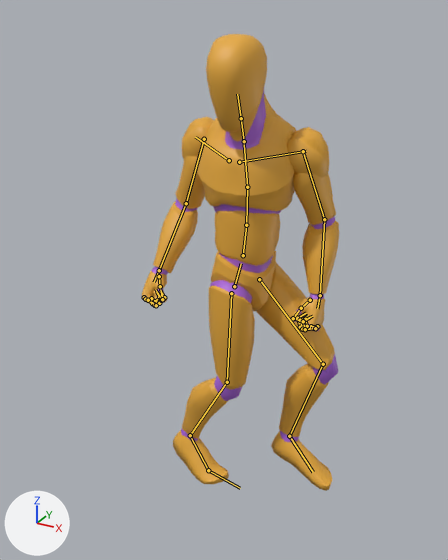
What one commit did to the glTF model public/assets/characters/mannequin.glb.
One viewpoint serves both versions: a camera (50 mm lens) standing at (0.969, -1.856, 1.878) and looking at (-0.024, -0.049, 0.975). The axes (+X, +Y, +Z) are drawn at lower left. The lights are the same throughout. The first picture is the older version. Both versions are drawn at frame 28 of the action 'strafe_left'; the numbers are the values there. The bones that change, and the others that lie on the model, are drawn over the model as lines.

In view in the first picture: 'Mannequin'.
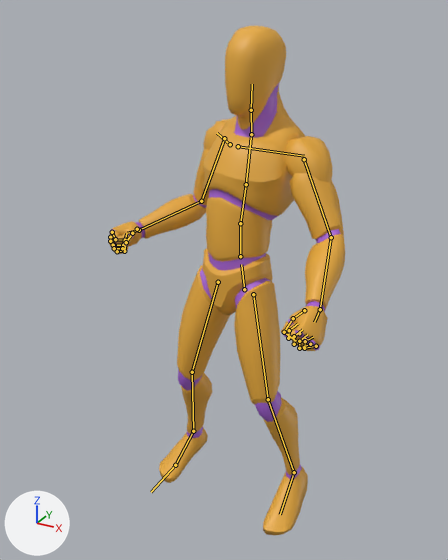
Where the change shows, as pixel boxes (x1, y1, x2, y2) in the pictures (448 x 560 px):
'Mannequin', posed (20% wider, 11% taller): before (142, 34, 339, 491); after (108, 26, 345, 535)
bone 'pelvis', root to tip: before (234, 286) to (241, 263); after (244, 289) to (241, 264)
bone 'spine_01', root to tip: before (243, 255) to (246, 225); after (240, 256) to (240, 223)
bone 'spine_02', root to tip: before (246, 225) to (247, 187); after (240, 223) to (246, 184)
bone 'spine_03', root to tip: before (247, 187) to (244, 144); after (246, 184) to (251, 137)
bone 'clavicle_l', root to tip: before (239, 162) to (306, 151); after (238, 146) to (304, 156)
bone 'upperarm_l', root to tip: before (303, 151) to (324, 219); after (304, 159) to (331, 237)
bone 'lowerarm_l', root to tip: before (324, 219) to (320, 295); after (331, 237) to (320, 309)
bone 'hand_l', root to tip: before (320, 295) to (317, 308); after (320, 309) to (314, 322)
bone 'clavicle_r', root to tip: before (229, 160) to (195, 137); after (230, 144) to (217, 133)
bone 'upperarm_r', root to tip: before (204, 139) to (186, 203); after (224, 138) to (201, 201)
bone 'lowerarm_r', root to tip: before (186, 203) to (159, 270); after (201, 201) to (139, 230)
bone 'hand_r', root to tip: before (159, 270) to (154, 282); after (139, 230) to (127, 233)
bone 'neck_01', root to tip: before (244, 141) to (241, 118); after (251, 134) to (251, 110)
bone 'Head', root to tip: before (241, 118) to (237, 94); after (251, 110) to (252, 84)
bone 'thigh_l', root to tip: before (259, 279) to (323, 364); after (253, 294) to (268, 399)
bone 'calf_l', root to tip: before (323, 364) to (289, 436); after (268, 399) to (294, 472)
bone 'foot_l', root to tip: before (289, 436) to (313, 472); after (294, 472) to (280, 514)
bone 'thigh_r', root to tip: before (231, 293) to (227, 382); after (218, 282) to (192, 372)
bone 'calf_r', root to tip: before (227, 382) to (190, 435); after (192, 372) to (193, 431)
bone 'foot_r', root to tip: before (190, 435) to (208, 470); after (193, 431) to (175, 465)
bone 'ball_r', root to tip: before (208, 470) to (240, 488); after (175, 465) to (151, 492)

The change in detail:
Bone 'pelvis' (bone_pelvis) moves from (-0.031, -0.01, 0.003) to (0.017, -0.003, 0.014).
Bone 'pelvis' (bone_pelvis) turns from (-47, 72, -61) to (-8, -14, 6) degrees about its own x, y and z.
Bone 'spine_01' (bone_spine_01) turns from (0, -28, 4) to (-1, 0, 0) degrees about its own x, y and z.
Bone 'spine_02' (bone_spine_02) turns from (5, -28, 0) to (3, 4, -5) degrees about its own x, y and z.
Bone 'spine_03' (bone_spine_03) turns from (14, -23, 0) to (2, -4, 0) degrees about its own x, y and z.
Bone 'clavicle_l' (bone_clavicle_l) turns from (0, 0, 4) to (-1, 0, -1) degrees about its own x, y and z.
Bone 'upperarm_l' (bone_upperarm_l) turns from (0, 0, -75) to (5, 3, -52) degrees about its own x, y and z.
Bone 'lowerarm_l' (bone_lowerarm_l) turns from (32, 3, -8) to (36, -6, -2) degrees about its own x, y and z.
Bone 'hand_l' (bone_hand_l) turns from (21, 2, -1) to (14, 1, -4) degrees about its own x, y and z.
Bone 'clavicle_r' (bone_clavicle_r) turns from (0, 0, -1) to (-1, 0, -3) degrees about its own x, y and z.
Bone 'upperarm_r' (bone_upperarm_r) turns from (13, -9, 70) to (3, -2, 70) degrees about its own x, y and z.
Bone 'lowerarm_r' (bone_lowerarm_r) turns from (35, 11, 8) to (59, 8, -4) degrees about its own x, y and z.
Bone 'hand_r' (bone_hand_r) turns from (9, -2, 1) to (19, -3, 5) degrees about its own x, y and z.
Bone 'neck_01' (bone_neck_01) turns from (-9, 0, 1) to (-3, 4, 0) degrees about its own x, y and z.
Bone 'Head' (bone_head) turns from (6, 0, 1) to (3, 4, 1) degrees about its own x, y and z.
Bone 'thigh_l' (bone_thigh_l) turns from (-47, -1, -3) to (2, -2, -13) degrees about its own x, y and z.
Bone 'calf_l' (bone_calf_l) turns from (61, 1, 0) to (20, -15, 3) degrees about its own x, y and z.
Bone 'foot_l' (bone_foot_l) turns from (1, 0, 3) to (6, -6, 12) degrees about its own x, y and z.
Bone 'thigh_r' (bone_thigh_r) turns from (4, 0, -4) to (-6, 3, 11) degrees about its own x, y and z.
Bone 'calf_r' (bone_calf_r) turns from (22, 1, 0) to (21, -12, 3) degrees about its own x, y and z.
Bone 'foot_r' (bone_foot_r) turns from (-3, 1, 1) to (15, 6, 0) degrees about its own x, y and z.
Bone 'ball_r' (bone_ball_r) turns from (23, 0, 1) to (19, 1, 9) degrees about its own x, y and z.
